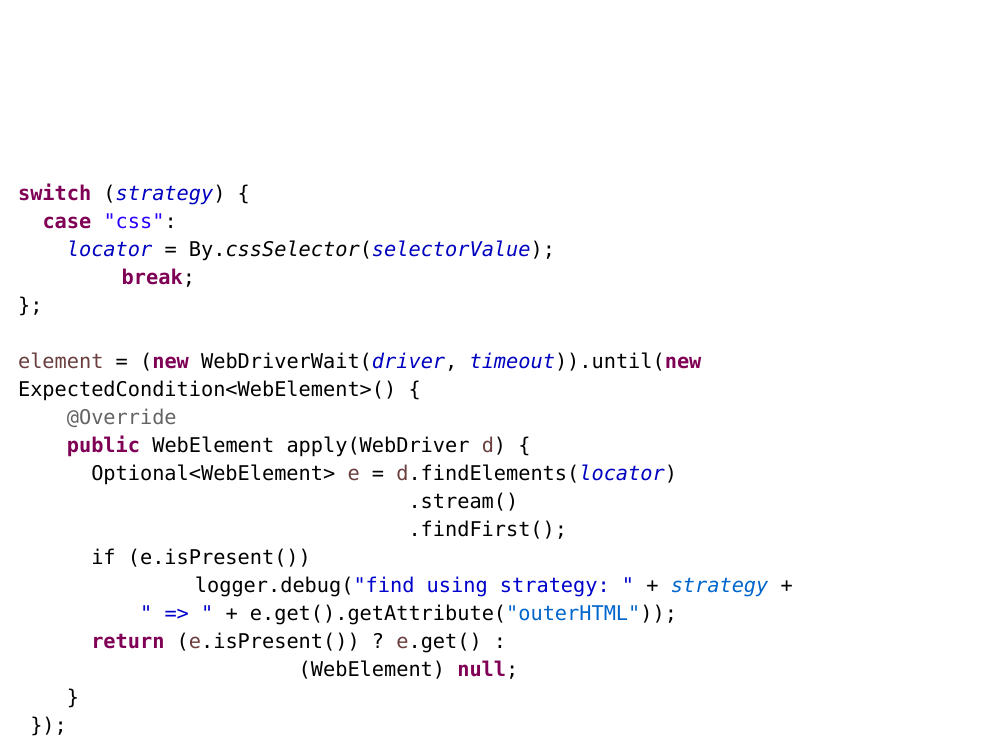
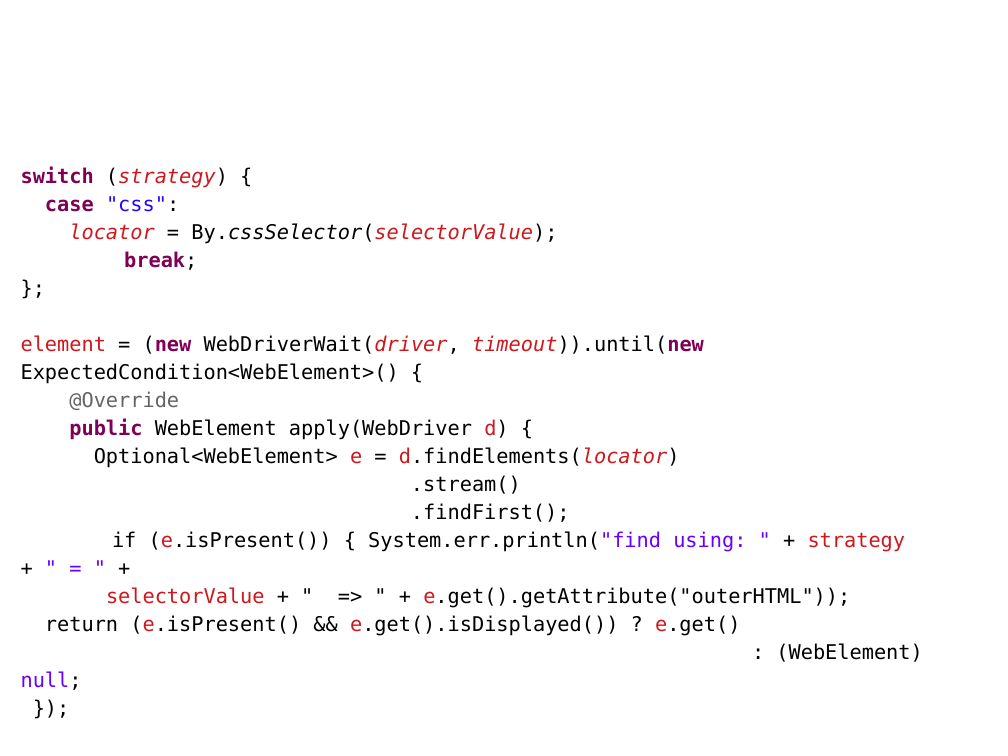
Before and after one commit to sergueik/selenium_java, a slide deck: slide 15 of protractor/jProtractor.odp (slide 14 before the commit). Drawn at 1008x756 pixels with LibreOffice and Linux fonts; fonts in the diff are those of the drawing; background and template pictures are left out. Boxes give left, top, right and bottom in pixels: in the first picture for what was removed or moved away, otherwise in the second. Text is boxed around its words. In the diff, an @@ line names an element or a change of style, - is before the commit and + after.

Commit message:
updated presentation

```diff
--- a/protractor/jProtractor.odp
+++ b/protractor/jProtractor.odp
@@ text at bbox=[21, 166, 704, 468]: text colour #0000C0 to #CE181E in "(strategy)", "locator By.cssSelector(selectorValue);", "WebDriverWait(driver, timeout)).until(new", "d.findElements(locator)"; text colour #6A3E3E to #CE181E in "element", "d)", "e d.findElements(locator)" @@
@@ text "switch (strategy) {": place and size @@
-text "switch (strategy) {" at bbox=[18, 184, 769, 679]
+text "switch (strategy) {" at bbox=[21, 166, 922, 690]
@@ text at bbox=[21, 531, 922, 690]: text changed @@
-if (e.isPresent())
-logger.debug("find using strategy: " + strategy +
-" => " + e.get().getAttribute("outerHTML"));
-return (e.isPresent()) ? e.get() :
-(WebElement) null;
-}
+if (e.isPresent()) { System.err.println("find using: " + strategy + " = " +
+selectorValue + " => " + e.get().getAttribute("outerHTML"));
+return (e.isPresent() && e.get().isDisplayed()) ? e.get()
+: (WebElement) null;
```
Also in this commit, not shown: 5 other slides changed, 1 slide added, 1 other file.
